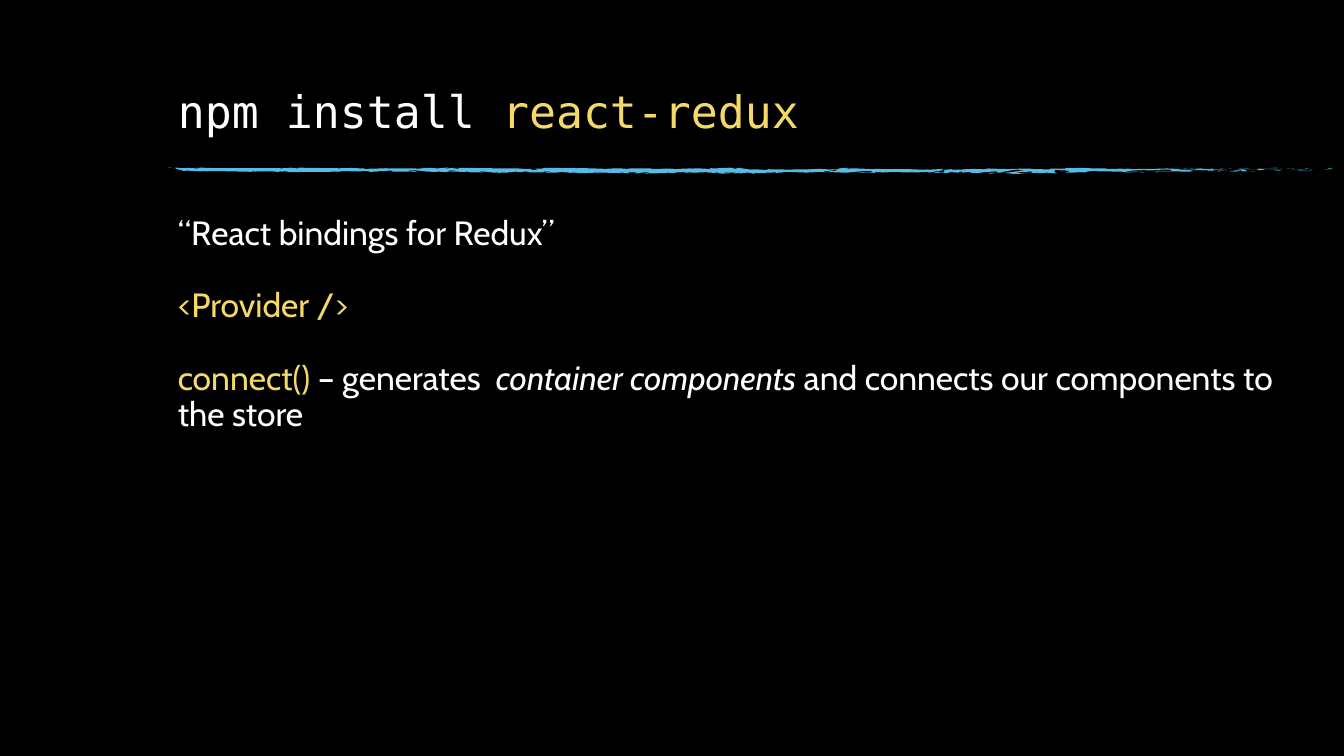
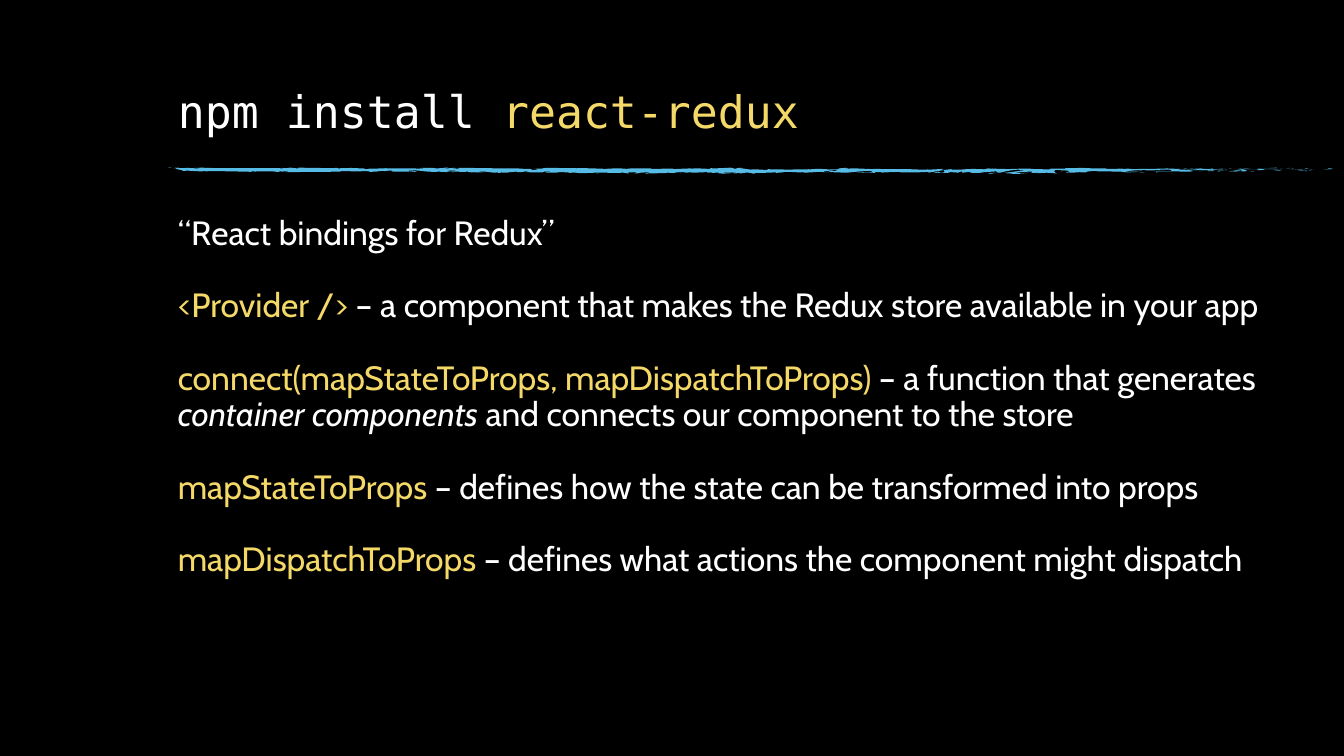
Before and after one commit to acorn-technology/react-and-rn-intro, a slide deck: slide 18 of tutorial/redux/Redux.pptx. Drawn at 1344x756 pixels with LibreOffice and Linux fonts; fonts in the diff are those of the drawing; background and template pictures are left out. Boxes give left, top, right and bottom in pixels: in the first picture for what was removed or moved away, otherwise in the second. Text is boxed around its words. In the diff, an @@ line names an element or a change of style, - is before the commit and + after.

```diff
--- a/tutorial/redux/Redux.pptx
+++ b/tutorial/redux/Redux.pptx
@@ text at [178,291,1259,579]: text changed @@
-<Provider />
-connect() – generates container components and connects our components to the store
+<Provider /> – a component that makes the Redux store available in your app
+connect(mapStateToProps, mapDispatchToProps) – a function that generates container components and connects our component to the store
+mapStateToProps – defines how the state can be transformed into props
+mapDispatchToProps – defines what actions the component might dispatch
```
Also in this commit, not shown: 1 other slide changed, 2 other files.
